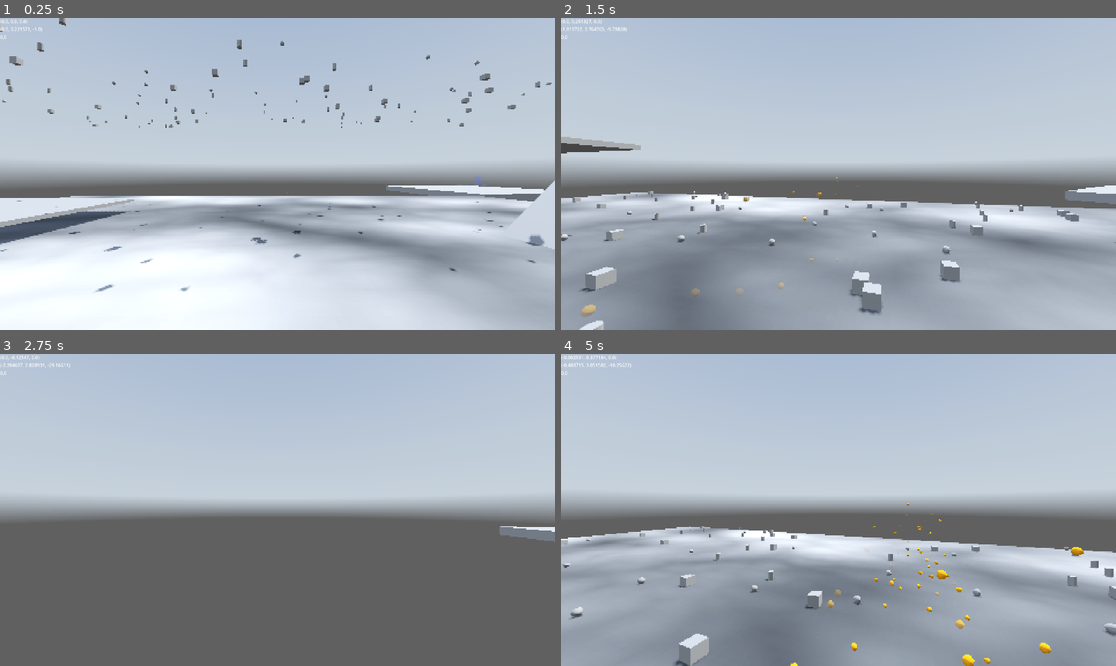
Above: before the commit, frames 1-4 (two rows, left to right).
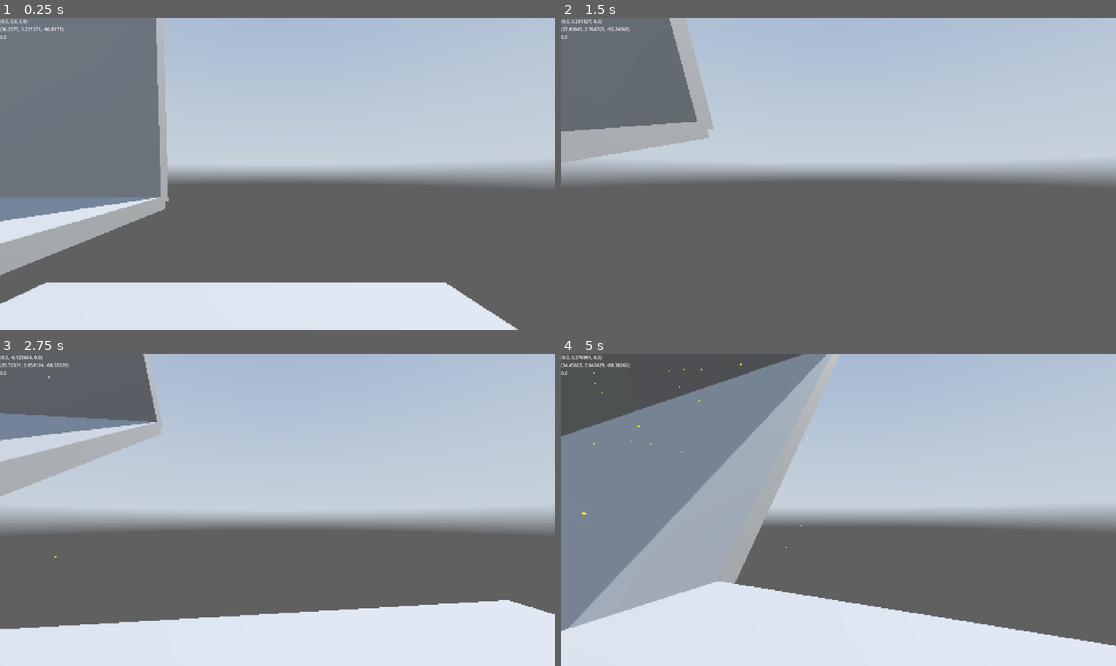
Above: after the commit, the same moments.

Repository: kedalovo/-SG-Movement-Sandbox
Game: Godot game, scene res://Game Container/game_container.tscn
The game is run twice, just before and just after one commit, with the same random seed, the same clock (stepped at 60 frames per second) and the same inputs. A sky picture missing from this copy of the repository is replaced by a grey-blue gradient.
Inputs (mouse positions are in pixels of both pictures, inside the frame that each line leads up to):
- Up to frame 1 (0.25 s): no input
- Up to frame 2 (1.5 s): move the mouse to (866, 174) at 0.52 s; hold Shift (move_sprint) 0.53-1.28 s; hold W (move_forward) from 0.53 s (still down); click (866, 174) at 0.67 s; tap Space (move_jump) at 0.77 s; move the mouse to (810, 174) at 1.27 s; tap E (rotate_clockwise) at 1.35 s
- Up to frame 3 (2.75 s): keep holding W (move_forward); tap Space (move_jump) at 1.52 s; move the mouse to (288, 503) at 2.02 s; hold Q (rotate_counter_clockwise) from 2.03 s (still down)
- Up to frame 4 (5 s): keep holding W (move_forward); move the mouse to (832, 516) at 2.77 s; release Q (rotate_counter_clockwise) at 2.78 s; tap Shift (move_sprint) at 2.85 s; click (832, 516) at 2.92 s; tap Space (move_jump) at 3.02, 3.77, 4.52 s; move the mouse to (877, 513) at 3.52 s; hold E (rotate_clockwise) 3.53-4.28 s; move the mouse to (794, 506) at 4.27 s; tap Q (rotate_counter_clockwise) at 4.35 s

The runs differ from the first frame. In frame 1, 52% of the frame differs, in the area x 0-100%, y 0-100%; in frame 2, 52%; in frame 3, 34%; in frame 4, 65%.

Commit message:
Finished moving cubes. Changed platform exported variables handling for more complex behaviour. Added light emission to gravity areas' fog and particles.

Diff:
--- a/Game/game.tscn
+++ b/Game/game.tscn
@@ -1,10 +1,11 @@
-[gd_scene load_steps=17 format=3 uid="uid://bypwv3voslknq"]
+[gd_scene load_steps=31 format=3 uid="uid://bypwv3voslknq"]
 
 [ext_resource type="Script" uid="uid://cxc4k15g4v7se" path="res://Game/game.gd" id="1_bk3v5"]
 [ext_resource type="Texture2D" uid="uid://cxuxd1ybqe1mw" path="res://Resources/Skybox/Skybox.png" id="2_7raqb"]
 [ext_resource type="PackedScene" uid="uid://by5ae6ufoqsbk" path="res://Player/player.tscn" id="4_fwxkx"]
 [ext_resource type="PackedScene" uid="uid://qc706voncvlu" path="res://Gravity Field/gravity_field.tscn" id="4_jcm6v"]
 [ext_resource type="PackedScene" uid="uid://bllfxbi22nu4k" path="res://Platform/platform.tscn" id="5_fwxkx"]
+[ext_resource type="Script" uid="uid://bv7dmxyjd1djj" path="res://Platform/platform.gd" id="6_oomkl"]
 [ext_resource type="PackedScene" uid="uid://cgeag00tu5uig" path="res://Checkpoint/checkpoint.tscn" id="6_qmv3x"]
 
 [sub_resource type="PanoramaSkyMaterial" id="PanoramaSkyMaterial_jcm6v"]
@@ -47,7 +48,108 @@
 albedo_texture = SubResource("NoiseTexture2D_jcm6v")
 albedo_texture_force_srgb = true
 
+[sub_resource type="StandardMaterial3D" id="StandardMaterial3D_0v4dy"]
+shading_mode = 0
+albedo_color = Color(1, 0, 0, 1)
+
+[sub_resource type="CylinderMesh" id="CylinderMesh_0v4dy"]
+bottom_radius = 0.001
+height = 1.5
+radial_segments = 8
+
+[sub_resource type="StandardMaterial3D" id="StandardMaterial3D_g263t"]
+shading_mode = 0
+albedo_color = Color(0, 1, 0.0390625, 1)
+
+[sub_resource type="Animation" id="Animation_0fui7"]
+length = 0.001
+tracks/0/type = "bezier"
+tracks/0/imported = false
+tracks/0/enabled = true
+tracks/0/path = NodePath("CSGMesh3D:position:y")
+tracks/0/interp = 1
+tracks/0/loop_wrap = true
+tracks/0/keys = {
+"handle_modes": PackedInt32Array(0),
+"points": PackedFloat32Array(1, -0.25, 0, 0.25, 0),
+"times": PackedFloat32Array(0)
+}
+
+[sub_resource type="Animation" id="Animation_4o3py"]
+resource_name = "bob"
+length = 4.0
+loop_mode = 1
+step = 0.1
+tracks/0/type = "bezier"
+tracks/0/imported = false
+tracks/0/enabled = true
+tracks/0/path = NodePath("CSGMesh3D:position:y")
+tracks/0/interp = 1
+tracks/0/loop_wrap = true
+tracks/0/keys = {
+"handle_modes": PackedInt32Array(0, 0, 0),
+"points": PackedFloat32Array(1, 0, 0, 1, 0, 2, -1, 0, 1, 0, 1, -1, 0, 0, 0),
+"times": PackedFloat32Array(0, 2, 4)
+}
+
+[sub_resource type="AnimationLibrary" id="AnimationLibrary_b1qim"]
+_data = {
+&"RESET": SubResource("Animation_0fui7"),
+&"bob": SubResource("Animation_4o3py")
+}
+
+[sub_resource type="BoxShape3D" id="BoxShape3D_oomkl"]
+size = Vector3(80, 1, 30)
+
+[sub_resource type="BoxShape3D" id="BoxShape3D_buohc"]
+size = Vector3(80, 1, 30)
+
+[sub_resource type="BoxShape3D" id="BoxShape3D_kul4i"]
+size = Vector3(80, 1, 30)
+
+[sub_resource type="BoxShape3D" id="BoxShape3D_7gi1t"]
+size = Vector3(80, 1, 30)
+
 [sub_resource type="WorldBoundaryShape3D" id="WorldBoundaryShape3D_fwxkx"]
+
+[sub_resource type="Animation" id="Animation_qmv3x"]
+resource_name = "sky_rotation"
+length = 600.0
+loop_mode = 1
+step = 100.0
+tracks/0/type = "value"
+tracks/0/imported = false
+tracks/0/enabled = true
+tracks/0/path = NodePath("WorldEnvironment:environment:sky_rotation")
+tracks/0/interp = 1
+tracks/0/loop_wrap = true
+tracks/0/keys = {
+"times": PackedFloat32Array(0, 600),
+"transitions": PackedFloat32Array(1, 1),
+"update": 0,
+"values": [Vector3(0, 0, 0), Vector3(0, 6.28319, 0)]
+}
+
+[sub_resource type="Animation" id="Animation_oomkl"]
+length = 0.001
+tracks/0/type = "value"
+tracks/0/imported = false
+tracks/0/enabled = true
+tracks/0/path = NodePath("WorldEnvironment:environment:sky_rotation")
+tracks/0/interp = 1
+tracks/0/loop_wrap = true
+tracks/0/keys = {
+"times": PackedFloat32Array(0),
+"transitions": PackedFloat32Array(1),
+"update": 0,
+"values": [Vector3(0, 0, 0)]
+}
+
+[sub_resource type="AnimationLibrary" id="AnimationLibrary_buohc"]
+_data = {
+&"RESET": SubResource("Animation_oomkl"),
+&"sky_rotation": SubResource("Animation_qmv3x")
+}
 
 [node name="Game" type="Node3D"]
 script = ExtResource("1_bk3v5")
@@ -89,7 +191,8 @@
 field_size = Vector3(2, 2, 10)
 
 [node name="Player" parent="." instance=ExtResource("4_fwxkx")]
-transform = Transform3D(1, 0, 0, 0, 1, 0, 0, 0, 1, 0, 3, 0)
+transform = Transform3D(1, 0, 0, 0, 1, 0, 0, 0, 1, 36.2075, 3, -85.8171)
+air_control = 0.7
 
 [node name="Platforms" type="Node3D" parent="."]
 
@@ -99,47 +202,271 @@
 destination_pos = Vector3(10, 10, 0)
 time = 5.0
 wait_time = 2.0
+ease_type = 2
+trans_type = 3
 
 [node name="Platform2" parent="Platforms" instance=ExtResource("5_fwxkx")]
 transform = Transform3D(0.968239, -0.250025, 0, 0.250025, 0.968239, 0, 0, 0, 1, 11.7556, 1.05515, 0)
 size = Vector3(5, 0.1, 3)
+ease_type = 2
+trans_type = 3
 
 [node name="Platform3" parent="Platforms" instance=ExtResource("5_fwxkx")]
 transform = Transform3D(0.88061, -0.473842, 0, 0.473842, 0.88061, 0, 0, 0, 1, 11.7556, 1.60483, -3.6789)
 size = Vector3(5, 0.1, 3)
+ease_type = 2
+trans_type = 3
 
 [node name="Platform4" parent="Platforms" instance=ExtResource("5_fwxkx")]
 transform = Transform3D(0.704064, -0.710136, 0, 0.710136, 0.704064, 0, 0, 0, 1, 11.7556, 2.18562, -7.62287)
 size = Vector3(5, 0.1, 3)
+ease_type = 2
+trans_type = 3
 
 [node name="Platform5" parent="Platforms" instance=ExtResource("5_fwxkx")]
 transform = Transform3D(1, 0, 0, 0, 1, 0, 0, 0, 1, 36, 0, -38)
 size = Vector3(20, 1, 20)
 rot_speed = Vector3(0, 0.5, 0)
+ease_type = 2
+trans_type = 3
+
+[node name="Platform6" parent="Platforms" instance=ExtResource("5_fwxkx")]
+transform = Transform3D(1, 0, 0, 0, 1, 0, 0, 0, 1, 35.41, 0, -85.9089)
+size = Vector3(10, 1, 10)
+ease_type = 2
+trans_type = 3
+
+[node name="Platform7" type="Node3D" parent="Platforms"]
+transform = Transform3D(1, 0, 0, 0, 1, 0, 0, 0, 1, -12.549, 15.2242, -85.9089)
+script = ExtResource("6_oomkl")
+size = Vector3(80, 1, 30)
+time = 0.0
+rot_speed = Vector3(0.2, 0, 0)
+metadata/_edit_group_ = true
+
+[node name="Destination" type="Node3D" parent="Platforms/Platform7"]
+
+[node name="CSGCylinder3D" type="CSGCylinder3D" parent="Platforms/Platform7/Destination"]
+radius = 0.3
+height = 0.2
+material = SubResource("StandardMaterial3D_0v4dy")
+
+[node name="CSGMesh3D" type="CSGMesh3D" parent="Platforms/Platform7/Destination"]
+transform = Transform3D(1, 0, 0, 0, 1, 0, 0, 0, 1, 0, 1, 0)
+mesh = SubResource("CylinderMesh_0v4dy")
+material = SubResource("StandardMaterial3D_g263t")
+
+[node name="AnimationPlayer" type="AnimationPlayer" parent="Platforms/Platform7/Destination"]
+libraries = {
+&"": SubResource("AnimationLibrary_b1qim")
+}
+autoplay = "bob"
+
+[node name="Wait Timer" type="Timer" parent="Platforms/Platform7"]
+one_shot = true
+
+[node name="Body" type="AnimatableBody3D" parent="Platforms/Platform7"]
+collision_mask = 22
+sync_to_physics = false
+
+[node name="Shape" type="CollisionShape3D" parent="Platforms/Platform7/Body"]
+transform = Transform3D(1, 0, 0, 0, -1, 8.74228e-08, 0, -8.74228e-08, -1, 0, 15, 0)
+shape = SubResource("BoxShape3D_oomkl")
+
+[node name="Mesh" type="CSGBox3D" parent="Platforms/Platform7/Body/Shape"]
+size = Vector3(80, 1, 30)
+
+[node name="Shape2" type="CollisionShape3D" parent="Platforms/Platform7/Body"]
+transform = Transform3D(1, 0, 0, 0, 1, 0, 0, 0, 1, 0, -15, 0)
+shape = SubResource("BoxShape3D_buohc")
+
+[node name="Mesh" type="CSGBox3D" parent="Platforms/Platform7/Body/Shape2"]
+size = Vector3(80, 1, 30)
+
+[node name="Shape3" type="CollisionShape3D" parent="Platforms/Platform7/Body"]
+transform = Transform3D(1, 0, 0, 0, -4.37114e-08, 1, 0, -1, -4.37114e-08, 0, 0, 15)
+shape = SubResource("BoxShape3D_kul4i")
+
+[node name="Mesh" type="CSGBox3D" parent="Platforms/Platform7/Body/Shape3"]
+size = Vector3(80, 1, 30)
+
+[node name="Shape4" type="CollisionShape3D" parent="Platforms/Platform7/Body"]
+transform = Transform3D(1, 0, 0, 0, -4.37114e-08, -1, 0, 1, -4.37114e-08, 0, 0, -15)
+shape = SubResource("BoxShape3D_7gi1t")
+
+[node name="Mesh" type="CSGBox3D" parent="Platforms/Platform7/Body/Shape4"]
+size = Vector3(80, 1, 30)
+
+[node name="Pivot" type="Node3D" parent="Platforms/Platform7"]
+
+[node name="Gravity Field" parent="Platforms/Platform7" instance=ExtResource("4_jcm6v")]
+field_size = Vector3(80, 30, 30)
 
 [node name="Jumping Cubes 1" type="Node3D" parent="."]
 transform = Transform3D(1, 0, 0, 0, 1, 0, 0, 0, 1, 71.8864, 0, -85.5023)
 
 [node name="Platform" parent="Jumping Cubes 1" instance=ExtResource("5_fwxkx")]
 transform = Transform3D(1, 0, 0, 0, 1, 0, 0, 0, 1, -25, 0, 34)
+ease_type = 2
+trans_type = 3
 
 [node name="Platform2" parent="Jumping Cubes 1" instance=ExtResource("5_fwxkx")]
 transform = Transform3D(1, 0, 0, 0, 1, 0, 0, 0, 1, -23.8001, 0, 38.3027)
+ease_type = 2
+trans_type = 3
 
 [node name="Platform3" parent="Jumping Cubes 1" instance=ExtResource("5_fwxkx")]
 transform = Transform3D(1, 0, 0, 0, 1, 0, 0, 0, 1, -20.6639, 0, 33.63)
+ease_type = 2
+trans_type = 3
 
 [node name="Platform4" parent="Jumping Cubes 1" instance=ExtResource("5_fwxkx")]
 transform = Transform3D(1, 0, 0, 0, 1, 0, 0, 0, 1, -21.8537, 0, 36.7575)
+ease_type = 2
+trans_type = 3
 
 [node name="Platform5" parent="Jumping Cubes 1" instance=ExtResource("5_fwxkx")]
 transform = Transform3D(1, 0, 0, 0, 1, 0, 0, 0, 1, -23.4378, 0, 31.4226)
+ease_type = 2
+trans_type = 3
 
 [node name="Platform6" parent="Jumping Cubes 1" instance=ExtResource("5_fwxkx")]
 transform = Transform3D(1, 0, 0, 0, 1, 0, 0, 0, 1, -18.2112, 0, 33.2891)
+ease_type = 2
+trans_type = 3
 
 [node name="Platform7" parent="Jumping Cubes 1" instance=ExtResource("5_fwxkx")]
 transform = Transform3D(1, 0, 0, 0, 1, 0, 0, 0, 1, -20.0139, 0, 29.8803)
+destination_pos = Vector3(0, 0, -5)
+time = 2.0
+wait_time = 1.0
+ease_type = 2
+trans_type = 0
+
+[node name="Platform8" parent="Jumping Cubes 1" instance=ExtResource("5_fwxkx")]
+transform = Transform3D(1, 0, 0, 0, 1, 0, 0, 0, 1, -15.6131, 0, 29.8803)
+destination_pos = Vector3(-2, 0, 0)
+time = 2.0
+ease_type = 2
+trans_type = 0
+
+[node name="Platform9" parent="Jumping Cubes 1" instance=ExtResource("5_fwxkx")]
+transform = Transform3D(1, 0, 0, 0, 1, 0, 0, 0, 1, -18.01, 0, 27.0611)
+rot_speed = Vector3(0, 0, 0.1)
+ease_type = 2
+trans_type = 3
+
+[node name="Platform10" parent="Jumping Cubes 1" instance=ExtResource("5_fwxkx")]
+transform = Transform3D(1, 0, 0, 0, 1, 0, 0, 0, 1, -13.2275, 0, 27.0611)
+destination_pos = Vector3(0, 5, 0)
+time = 2.0
+ease_type = 2
+trans_type = 0
+
+[node name="Platform11" parent="Jumping Cubes 1" instance=ExtResource("5_fwxkx")]
+transform = Transform3D(1, 0, 0, 0, 1, 0, 0, 0, 1, -14.2754, 0, 22.9635)
+destination_pos = Vector3(0, -2, -2)
+time = 3.0
+rot_speed = Vector3(0, 0.2, 0)
+ease_type = 2
+trans_type = 0
+
+[node name="Platform12" parent="Jumping Cubes 1" instance=ExtResource("5_fwxkx")]
+transform = Transform3D(1, 0, 0, 0, 1, 0, 0, 0, 1, -18.0239, 0, 21.8645)
+destination_pos = Vector3(-1, 2, -7)
+time = 5.0
+rot_speed = Vector3(0.3, 0, 0)
+ease_type = 2
+trans_type = 0
+
+[node name="Platform13" parent="Jumping Cubes 1" instance=ExtResource("5_fwxkx")]
+transform = Transform3D(1, 0, 0, 0, 1, 0, 0, 0, 1, -15.2431, 0, 19.9265)
+rot_speed = Vector3(0, -0.2, 0)
+ease_type = 2
+trans_type = 3
+
+[node name="Platform14" parent="Jumping Cubes 1" instance=ExtResource("5_fwxkx")]
+transform = Transform3D(1, 0, 0, 0, 1, 0, 0, 0, 1, -17.5291, 0, 15.2287)
+rot_speed = Vector3(0, 0, 0.5)
+ease_type = 2
+trans_type = 3
+
+[node name="Platform15" parent="Jumping Cubes 1" instance=ExtResource("5_fwxkx")]
+transform = Transform3D(1, 0, 0, 0, 1, 0, 0, 0, 1, -12.3585, 0, 14.8064)
+destination_pos = Vector3(-4, 0, 2)
+time = 1.0
+rot_speed = Vector3(0, 1, 0)
+ease_type = 2
+trans_type = 3
+
+[node name="Platform16" parent="Jumping Cubes 1" instance=ExtResource("5_fwxkx")]
+transform = Transform3D(1, 0, 0, 0, 1, 0, 0, 0, 1, -13.9393, 0, 11.7095)
+ease_type = 2
+trans_type = 3
+
+[node name="Platform17" parent="Jumping Cubes 1" instance=ExtResource("5_fwxkx")]
+transform = Transform3D(1, 0, 0, 0, 1, 0, 0, 0, 1, -19.1877, 0, 11.3327)
+destination_pos = Vector3(1.5, 0, -4)
+time = 1.0
+rot_speed = Vector3(0, 0, 0.3)
+ease_type = 2
+trans_type = 0
+
+[node name="Platform18" parent="Jumping Cubes 1" instance=ExtResource("5_fwxkx")]
+transform = Transform3D(1, 0, 0, 0, 1, 0, 0, 0, 1, -16.3925, 0, 10.8136)
+destination_pos = Vector3(2, 0, -3)
+time = 1.5
+rot_speed = Vector3(0.3, 0, 0)
+ease_type = 2
+trans_type = 0
+
+[node name="Platform19" parent="Jumping Cubes 1" instance=ExtResource("5_fwxkx")]
+transform = Transform3D(1, 0, 0, 0, 1, 0, 0, 0, 1, -16.3925, 0, 7.47427)
+destination_pos = Vector3(0, 3, 0)
+time = 2.0
+ease_type = 2
+trans_type = 0
+
+[node name="Platform20" parent="Jumping Cubes 1" instance=ExtResource("5_fwxkx")]
+transform = Transform3D(1, 0, 0, 0, 1, 0, 0, 0, 1, -14.5003, 0, 4.07006)
+destination_pos = Vector3(-4, 0, 0)
+time = 5.0
+ease_type = 2
+trans_type = 0
+
+[node name="Platform21" parent="Jumping Cubes 1" instance=ExtResource("5_fwxkx")]
+transform = Transform3D(1, 0, 0, 0, 1, 0, 0, 0, 1, -18.9587, 0, 1.85081)
+rot_speed = Vector3(0, 1, 0)
+ease_type = 2
+trans_type = 3
+
+[node name="Platform22" parent="Jumping Cubes 1" instance=ExtResource("5_fwxkx")]
+transform = Transform3D(1, 0, 0, 0, 1, 0, 0, 0, 1, -21.0314, 0, -1.73304)
+destination_pos = Vector3(0, 1, 0)
+time = 1.2
+ease_type = 2
+trans_type = 0
+
+[node name="Platform23" parent="Jumping Cubes 1" instance=ExtResource("5_fwxkx")]
+transform = Transform3D(1, 0, 0, 0, 1, 0, 0, 0, 1, -21.7955, 0, 1.23591)
+destination_pos = Vector3(0, -1, 0)
+time = 1.3
+ease_type = 2
+trans_type = 0
+
+[node name="Platform24" parent="Jumping Cubes 1" instance=ExtResource("5_fwxkx")]
+transform = Transform3D(1, 0, 0, 0, 1, 0, 0, 0, 1, -24.7136, 0, -1.74487)
+destination_pos = Vector3(-5, 0, 0)
+time = 1.0
+ease_type = 2
+trans_type = 3
+
+[node name="Platform25" parent="Jumping Cubes 1" instance=ExtResource("5_fwxkx")]
+transform = Transform3D(1, 0, 0, 0, 1, 0, 0, 0, 1, -26.3988, 0, 0.421432)
+destination_pos = Vector3(-3, 0, 0)
+time = 1.0
+ease_type = 2
+trans_type = 0
 
 [node name="World Boundary" type="Area3D" parent="."]
 transform = Transform3D(1, 0, 0, 0, 1, 0, 0, 0, 1, 0, -4.53568, 0)
@@ -149,8 +476,20 @@
 [node name="Collision" type="CollisionShape3D" parent="World Boundary"]
 shape = SubResource("WorldBoundaryShape3D_fwxkx")
 
-[node name="Checkpoint" parent="." instance=ExtResource("6_qmv3x")]
+[node name="Checkpoints" type="Node3D" parent="."]
+
+[node name="Checkpoint" parent="Checkpoints" instance=ExtResource("6_qmv3x")]
 transform = Transform3D(1, 0, 0, 0, 1, 0, 0, 0, 1, 51.2225, 1, -51.877)
 
+[node name="Checkpoint2" parent="Checkpoints" instance=ExtResource("6_qmv3x")]
+transform = Transform3D(1, 0, 0, 0, 1, 0, 0, 0, 1, 35.4, 1, -86)
+
+[node name="AnimationPlayer" type="AnimationPlayer" parent="."]
+libraries = {
+&"": SubResource("AnimationLibrary_buohc")
+}
+autoplay = "sky_rotation"
+
 [connection signal="shooting" from="Player" to="." method="_on_player_shooting"]
+[connection signal="timeout" from="Platforms/Platform7/Wait Timer" to="Platforms/Platform7" method="_on_wait_timer_timeout"]
 [connection signal="body_entered" from="World Boundary" to="." method="_on_world_boundary_body_entered"]
--- a/Gravity Field/gravity_field.tscn
+++ b/Gravity Field/gravity_field.tscn
@@ -6,7 +6,11 @@
 
 [sub_resource type="StandardMaterial3D" id="StandardMaterial3D_uoc06"]
 transparency = 1
+disable_fog = true
 vertex_color_use_as_albedo = true
+emission_enabled = true
+emission = Color(1, 0.632813, 0, 1)
+emission_energy_multiplier = 100.0
 
 [sub_resource type="SphereMesh" id="SphereMesh_geodj"]
 lightmap_size_hint = Vector2i(2, 2)
@@ -24,6 +28,7 @@
 [sub_resource type="FogMaterial" id="FogMaterial_uoc06"]
 density = 0.1
 albedo = Color(1, 0.632813, 0, 1)
+emission = Color(0.222656, 0.1409, 0, 1)
 edge_fade = 0.001
 
 [node name="Gravity Field" type="Node3D"]
@@ -40,8 +45,7 @@
 [node name="Particles" type="CPUParticles3D" parent="."]
 amount = 30
 lifetime = 10.0
-preprocess = 5.0
-lifetime_randomness = 0.5
+preprocess = 100.0
 fixed_fps = 30
 mesh = SubResource("SphereMesh_geodj")
 emission_shape = 3
@@ -51,6 +55,7 @@
 gravity = Vector3(0, 0, 0)
 initial_velocity_min = 0.1
 initial_velocity_max = 0.2
+color = Color(1, 0.632813, 0, 1)
 color_ramp = SubResource("Gradient_pmoko")
 
 [node name="Fog" type="FogVolume" parent="."]
--- a/Platform/platform.gd
+++ b/Platform/platform.gd
@@ -4,7 +4,7 @@
 
 @onready var pivot: Node3D = $Pivot
 @onready var body: AnimatableBody3D = $Body
-@onready var mesh: CSGBox3D = $Body/Mesh
+@onready var mesh: CSGBox3D = $Body/Shape/Mesh
 @onready var shape: CollisionShape3D = $Body/Shape
 
 @onready var destination: Node3D = $Destination
@@ -12,7 +12,7 @@
 
 var _size: Vector3 = Vector3.ONE
 var _destination_pos: Vector3 = Vector3.ZERO
-var _time: float = 0.0
+var _time: float = 1.0
 var _rot_speed: Vector3 = Vector3.ZERO
 var _wait_time: float = 0.0
 
@@ -24,11 +24,12 @@
 		_size = v
 		size = v
 		if Engine.is_editor_hint():
-			mesh = $Body/Mesh
-			shape = $Body/Shape
-			shape.shape = BoxShape3D.new()
-			mesh.size = v
-			shape.shape.size = v
+			body = $Body
+			for s in body.get_children():
+				s.shape = BoxShape3D.new()
+				s.shape.size = v
+				var m: CSGBox3D = s.get_child(0)
+				m.size = v
 
 @export var destination_pos: Vector3 = Vector3.ZERO:
 	get:
@@ -40,7 +41,7 @@
 			destination = $Destination
 			destination.position = _destination_pos
 
-@export var time: float = 0.0:
+@export var time: float = 1.0:
 	get:
 		return _time
 	set(v):
@@ -61,25 +62,33 @@
 		_wait_time = clampf(v, 0.0, 30.0)
 		wait_time = v
 
+@export var ease_type: Tween.EaseType = Tween.EASE_IN_OUT
+@export var trans_type: Tween.TransitionType = Tween.TRANS_QUART
+
 var is_going_to: bool = true
 
 
 func _ready() -> void:
 	set_physics_process(false)
-	shape.shape = BoxShape3D.new()
+	for s in body.get_children():
+		s.shape = BoxShape3D.new()
+		s.shape.size = size
+		var m: CSGBox3D = s.get_child(0)
+		m.size = size
 	if !Engine.is_editor_hint():
-		shape.shape = BoxShape3D.new()
 		if rot_speed != Vector3.ZERO:
 			set_physics_process(true)
 		else:
 			body.constant_angular_velocity = rot_speed
-		mesh.size = size
-		shape.shape.size = size
+		#for s in body.get_children():
+			#s.size = size
+			#var m: CSGBox3D = s.get_child(0)
+			#m.size = size
 		destination.position = _destination_pos
 		destination.hide()
-		if destination_pos != Vector3.ZERO and time > 0.0:
+		if destination_pos != Vector3.ZERO:
 			var pos_tween := get_tree().create_tween()
-			pos_tween.tween_property(body, "global_position", destination.global_position, time)
+			pos_tween.tween_property(body, "global_position", destination.global_position, time).set_ease(ease_type).set_trans(trans_type)
 			if wait_time > 0.0:
 				pos_tween.finished.connect(func(): wait_timer.start(wait_time))
 			else:
@@ -96,7 +105,7 @@
 	if is_going_to:
 		is_going_to = false
 		var pos_tween := get_tree().create_tween()
-		pos_tween.tween_property(body, "global_position", global_position, time).set_ease(Tween.EASE_IN_OUT).set_trans(Tween.TRANS_QUART)
+		pos_tween.tween_property(body, "global_position", global_position, time).set_ease(ease_type).set_trans(trans_type)
 		if wait_time > 0.0:
 			pos_tween.finished.connect(func(): wait_timer.start(wait_time))
 		else:
@@ -104,7 +113,7 @@
 	else:
 		is_going_to = true
 		var pos_tween := get_tree().create_tween()
-		pos_tween.tween_property(body, "global_position", destination.global_position, time).set_ease(Tween.EASE_IN_OUT).set_trans(Tween.TRANS_QUART)
+		pos_tween.tween_property(body, "global_position", destination.global_position, time).set_ease(ease_type).set_trans(trans_type)
 		if wait_time > 0.0:
 			pos_tween.finished.connect(func(): wait_timer.start(wait_time))
 		else:
--- a/Platform/platform.tscn
+++ b/Platform/platform.tscn
@@ -56,6 +56,9 @@
 
 [node name="Platform" type="Node3D"]
 script = ExtResource("1_0v4dy")
+time = 0.0
+ease_type = null
+trans_type = null
 
 [node name="Destination" type="Node3D" parent="."]
 
@@ -82,10 +85,10 @@
 collision_mask = 22
 sync_to_physics = false
 
-[node name="Mesh" type="CSGBox3D" parent="Body"]
-
 [node name="Shape" type="CollisionShape3D" parent="Body"]
 shape = SubResource("BoxShape3D_0v4dy")
+
+[node name="Mesh" type="CSGBox3D" parent="Body/Shape"]
 
 [node name="Pivot" type="Node3D" parent="."]
 
